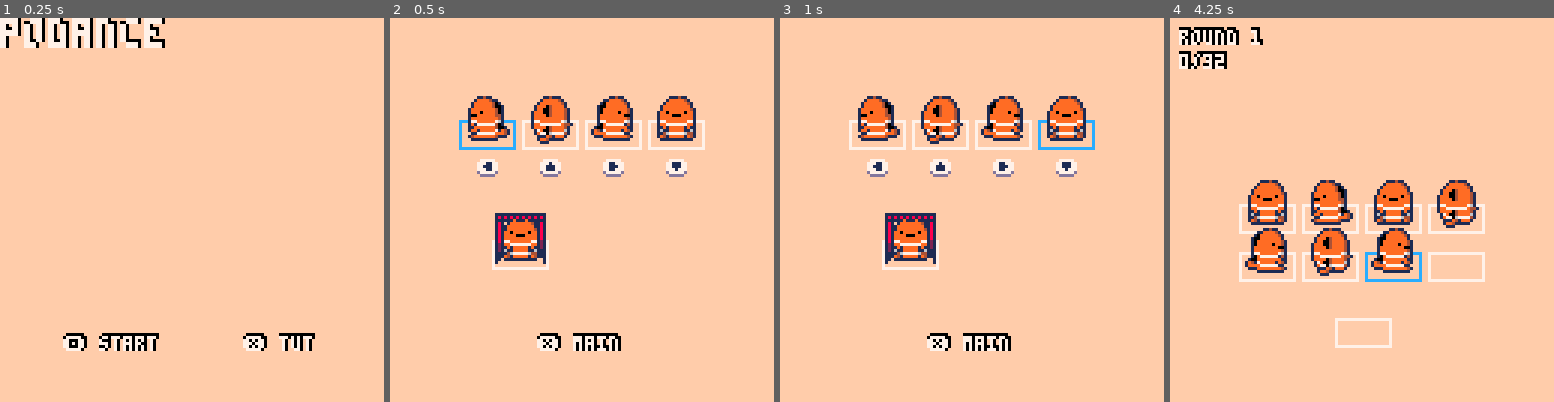
Above: before the commit, frames 1-4 (left to right).
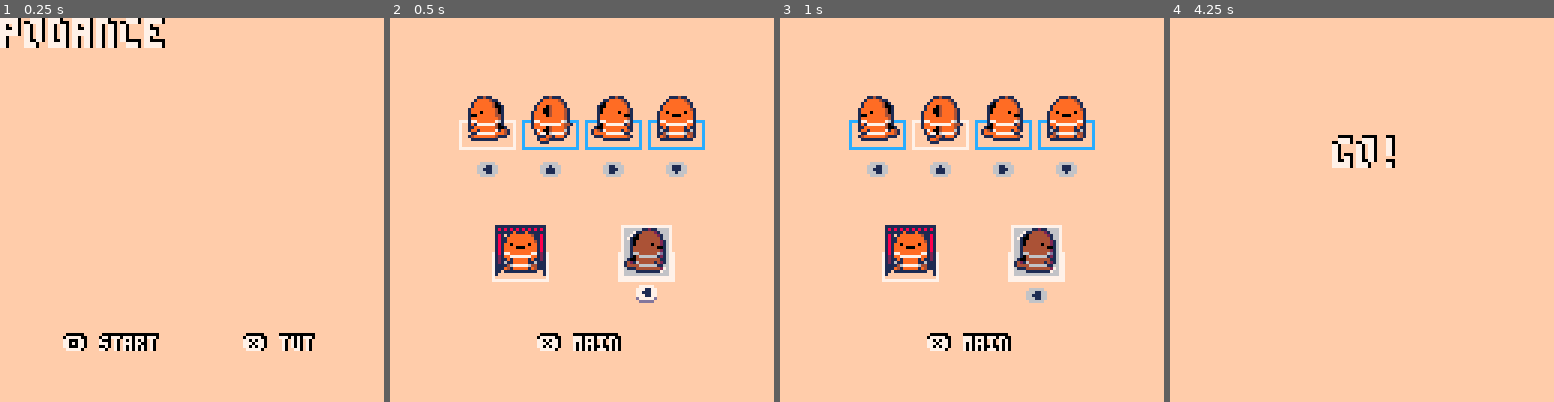
Above: after the commit, the same moments.

Repository: hyongew/pico8
Game: PICO-8 cartridge podance.p8
The game is run twice, just before and just after one commit, with the same random seed, the same clock (stepped at 60 frames per second) and the same inputs.
Inputs:
- Up to frame 1 (0.25 s): no input
- Up to frame 2 (0.5 s): tap X (X key) at 0.33 s
- Up to frame 3 (1 s): tap O (Z key) at 0.7 s
- Up to frame 4 (4.25 s): tap X (X key) at 1.07, 1.85, 2.97, 4.08 s; hold Right 1.6-2.1 s; tap O (Z key) every 0.4 s from 1.7 to 4.1 s; hold Up 2.15-2.42 s; hold Right 2.47-3.03 s; hold Left 3.08-3.58 s; hold Down 3.63-3.97 s; hold Right from 4.02 s (still down)

Frame 1 is identical in both runs. In frame 2, 5.8% of the frame differs, in the area x 17-83%, y 26-75%; in frame 3, 5.3%; in frame 4, 12%, in the area x 2-83%, y 2-86%.

Commit message:
Add mirror to tutorial

Diff:
--- a/podance.p8
+++ b/podance.p8
@@ -24,7 +24,8 @@
 	rotanim,animend=
 	{2,3,1,0},24 --#moves*2+8
 	csp,csp0=65,65	--curtain anim
-	spd=5
+	fmap={3,0,1,0,7,0,5}
+	spd=10
 	spdl,spdh=spd\2-1,spd\2+1
 	smoke={}
 end
@@ -113,8 +114,8 @@
 
 		--basics
 		for i=1,4 do
-			local c=7
-			if (tstep==i) c=12
+			local c=
+				tstep==i and 7 or 12
 			drawsq(getx(i),gety(i)-28,c)
 			spr(
 				getsp(ms[i]),
@@ -122,8 +123,8 @@
 				gety(i)-28,
 				2,2
 			)
-			local off=41
-			if (tstep-4==i) off=57
+			local off=
+				tstep-4==i and 41 or 57
 			spr(ms[i]+off,
 				getx(i)+4,
 				gety(i)-8)
@@ -131,8 +132,7 @@
 
 		--curtain
 		local x,y=
-		getx(5)+11,gety(5)-4
-
+			getx(5)+11,gety(5)
 		drawsq(x,y,7)
 		spr(getsp(⬇️),x,y,2,2)
 		drawcurtain(x,y)
@@ -140,6 +140,22 @@
 			"❎ main",
 			49,106,7
 		)
+
+		--mirror
+		local x,y=
+			getx(7)+11,gety(7)
+		local tstep2=f\(spd*2)+1
+		local off=
+			tstep%2==1 and 41 or 57
+		drawsq(x,y,7)
+		rectfill(x-1,y-1,x+15,y+16,6)
+		spr(
+			fmap[getsp(ms[tstep2])]+32,
+			x,y,2,2
+		)
+		spr(ms[tstep2]+off,x+4,y+18)
+		rect(x-1,y-1,x+15,y+16,7)
+		spr(13,x,y,2,2)
 
 		print(style..
 			"❎ main",
@@ -228,7 +244,7 @@
 			--demo move
 			if step<9 then
 				local moveinfo=
-				movesets[round][step]
+					movesets[round][step]
 
 				add(moves,
 								{
@@ -337,12 +353,12 @@
 
 	--update smoke
 	local mult=
-	instage and 0.8 or 0.2
+		instage and 0.8 or 0.2
 	for p in all(smoke) do
 		p.x+=p.dx*mult
   	p.y+=p.dy*mult
   	p.act-=
-  	instage and 1 or 0.2
+  		instage and 1 or 0.2
   	if (p.act<0) del(smoke,p)
 	end
 
@@ -381,11 +397,10 @@
 	--draw steps
 	for move in all(moves) do
 		local x,y,sp,shft=
-		move.x,move.y,move.sp,0
+			move.x,move.y,move.sp,0
 
 		--flipped sprite
 		if move.flep then
-			local fmap={3,0,1,0,7,0,5}
 			sp=fmap[sp]
 			shft=32
 			--mirror base
@@ -585,7 +600,7 @@
 function drawcurtain(x,y,shft)
 	local shft=shft or 0
 	local x1,y1,x2,y2=
-	x-1,y-1,x+15,y+15
+		x-1,y-1,x+15,y+15
 	local cf=csp-csp0
 	--curtain top,left,right
 	line(x1,y1,x2,y1,1)
